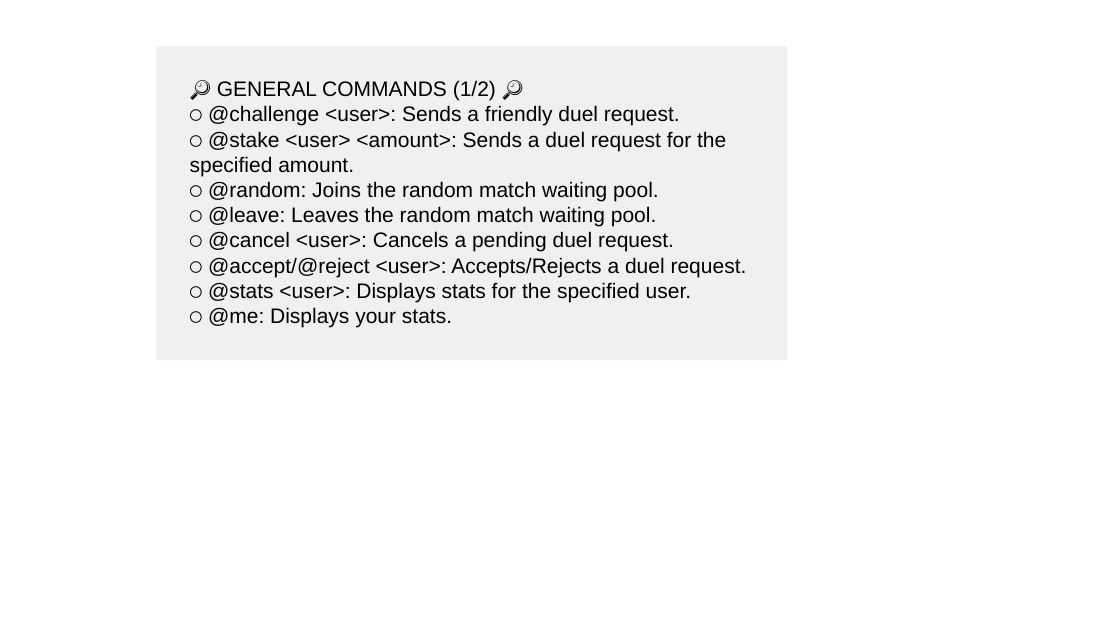
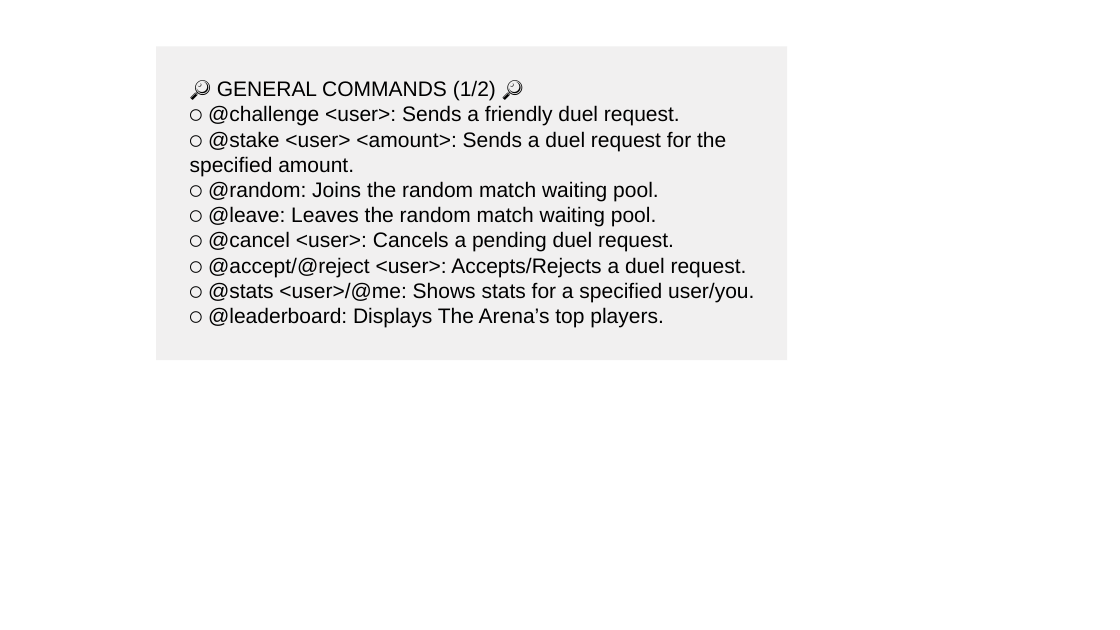
Before and after one commit to jeffjc97/The-Arena-Game, a slide deck: slide 1 of img/commands.pptx. Drawn at 1120x630 pixels with LibreOffice and Linux fonts; fonts in the diff are those of the drawing. Boxes give left, top, right and bottom in pixels: in the first picture for what was removed or moved away, otherwise in the second. Text is boxed around its words. In the diff, an @@ line names an element or a change of style, - is before the commit and + after.

```diff
--- a/img/commands.pptx
+++ b/img/commands.pptx
@@ text in rectangle at (208,231,754,327): text changed @@
-⚪ @cancel <user>: Cancels a pending duel request.
-⚪ @accept/@reject <user>: Accepts/Rejects a duel request.
-⚪ @stats <user>: Displays stats for the specified user.
-⚪ @me: Displays your stats.
+⚪ @cancel <user>: Cancels a pending duel request.
+⚪ @accept/@reject <user>: Accepts/Rejects a duel request.
+⚪ @stats <user>/@me: Shows stats for a specified user/you.
+⚪ @leaderboard: Displays The Arena’s top players.
```
Also in this commit, not shown: 2 other files.
